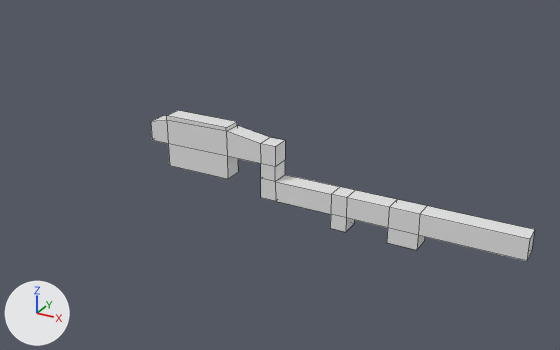
A saved change to the FBX model Assets/Models/_level_models/tutorialLayout.fbx.
Both versions are drawn from a camera (50 mm lens) standing at (93.0, -279.0, 151.0) and looking at (-63.0, 5.0, 9.0). Arrows for +X, +Y and +Z are at lower left; the lights stay in place. Mesh edges are drawn as thin lines.

Before the edit, the objects in view are built like this:
```python
me_cube = bpy.data.meshes.new('Cube')
me_cube.from_pydata(...)  # 64 vertices, 62 faces; spans x -128.0..50.0, y -4.0..4.0, z -7.0..31.0
me_cube.materials.append(mat_material)  # white #e7e7e7
ob_cube = bpy.data.objects.new('Cube', me_cube)
ob_cube.location = (0.0, 0.0, 0.0)
```
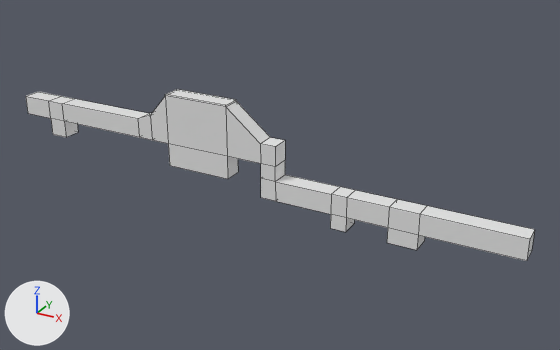
Boxes (x1, y1, x2, y2) around the edits, measured in the pictures (560 x 350 px):
'Cube', reshaped (32% wider, 14% taller)
    before: (151, 110, 535, 261)
    after: (26, 89, 535, 261)
part 1 of me_cube, built on
    before: (151, 110, 270, 164)
    after: (26, 89, 270, 164)

Diff of the bpy script that builds the scene:
```diff
--- a/Assets/Models/_level_models/tutorialLayout.fbx.py
+++ b/Assets/Models/_level_models/tutorialLayout.fbx.py
@@ me_cube @@
 # used by ob_cube; location = (0.0, 0.0, 0.0)
-me_cube.from_pydata(...)  # 64 vertices, 62 faces; spans x -128.0..50.0, y -4.0..4.0, z -7.0..31.0
+me_cube.from_pydata(...)  # 84 vertices, 82 faces; spans x -209.0..50.0, y -4.0..4.0, z -7.0..42.0
+# me_cube part 1
+# 1 face is deleted
+# 4 vertices in x -119.0..-86.0, y -4.0..4.0, z 29.0 move by (0.0, 0.0, 12.0)
+# 4 vertices in x -119.0..-86.0, y -4.0..4.0, z 31.0 move by (0.0, 0.0, 11.0)
+# 2 vertices move from x -128.0, y -4.0..4.0, z 27.0 to x -128.0, y -4.0..4.0, z 30.0
+# 10 vertices are added at x -209.0..-136.0, y -4.0, z 8.0..27.0
+# 10 new vertices lie (0.0, 8.0, 0.0) away from vertices in x -209.0..-136.0, y -4.0, z 8.0..27.0
+# 21 new faces join them
 me_cube.materials.append(mat_material)
```
